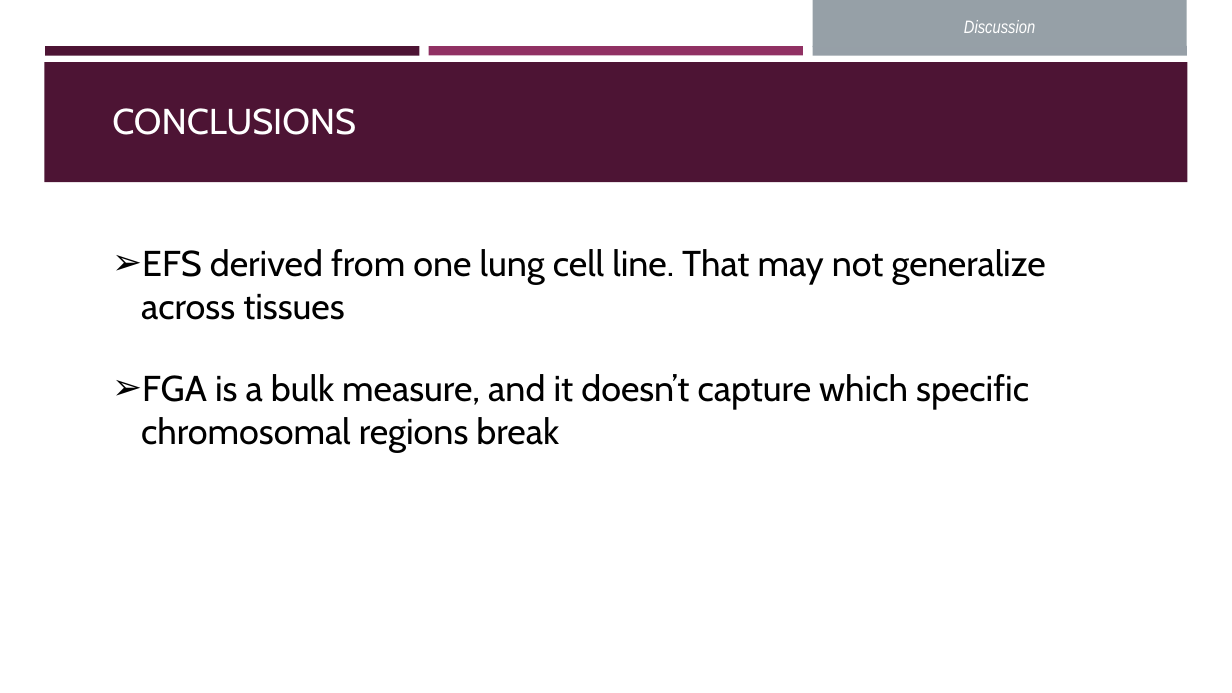
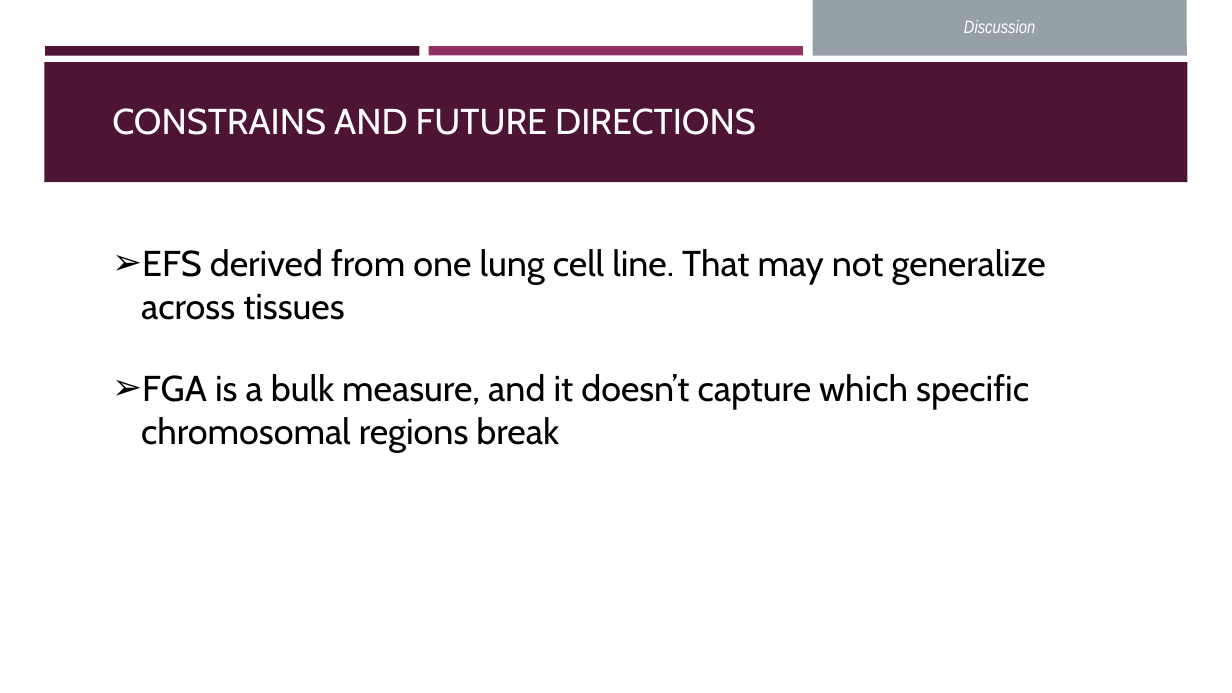
Before and after one commit to OrnitB/cancer_bioinformatics, a slide deck: slide 17 of project/project_background/Final Project Presentation - Ornit - Cancer Bioinfo March 2026.pptx (slide 20 before the commit). Drawn at 1232x693 pixels with LibreOffice and Linux fonts; fonts in the diff are those of the drawing. Boxes give left, top, right and bottom in pixels: in the first picture for what was removed or moved away, otherwise in the second. Text is boxed around its words. In the diff, an @@ line names an element or a change of style, - is before the commit and + after.

```diff
--- a/project/project_background/Final Project Presentation - Ornit - Cancer Bioinfo March 2026.pptx
+++ b/project/project_background/Final Project Presentation - Ornit - Cancer Bioinfo March 2026.pptx
@@ text at [112, 108, 756, 135]: text changed @@
-CONCLUSIONS
+CONSTRAINS AND FUTURE DIRECTIONS
```
Also in this commit, not shown: 7 other slides changed, 4 slides removed.
